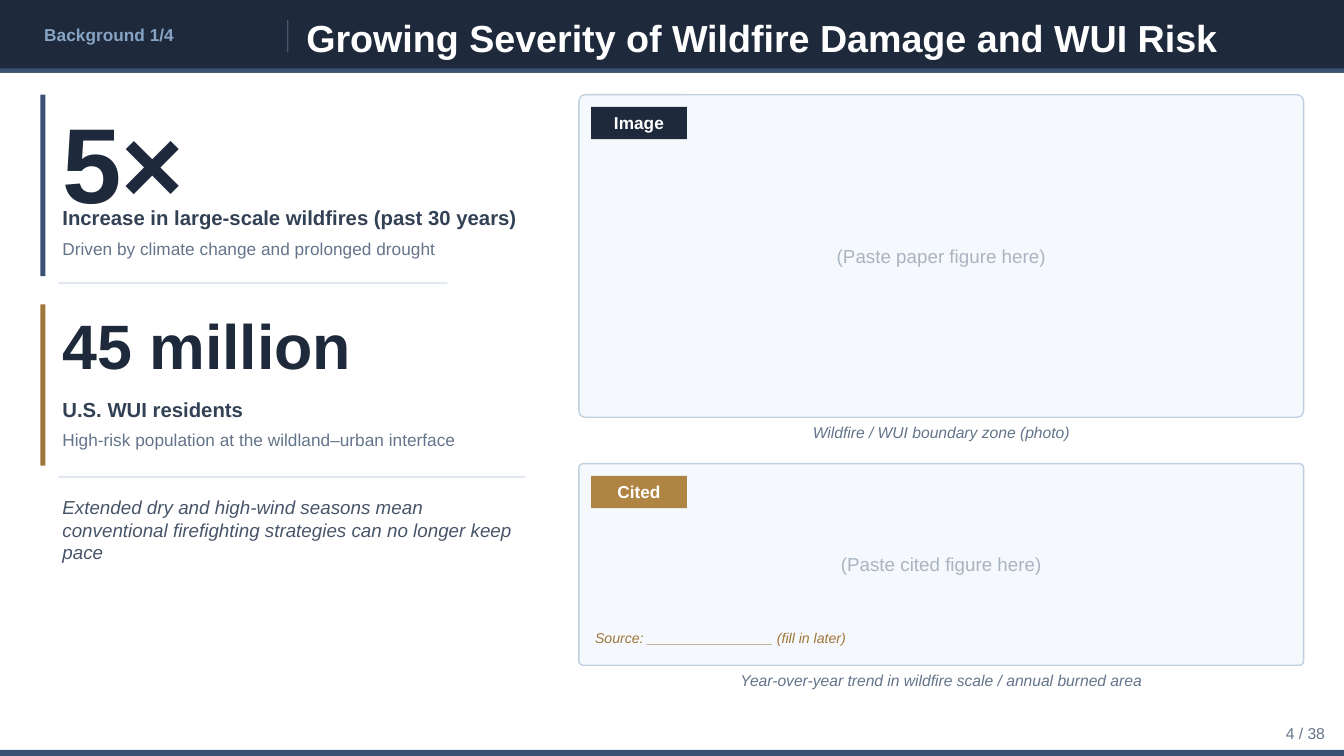
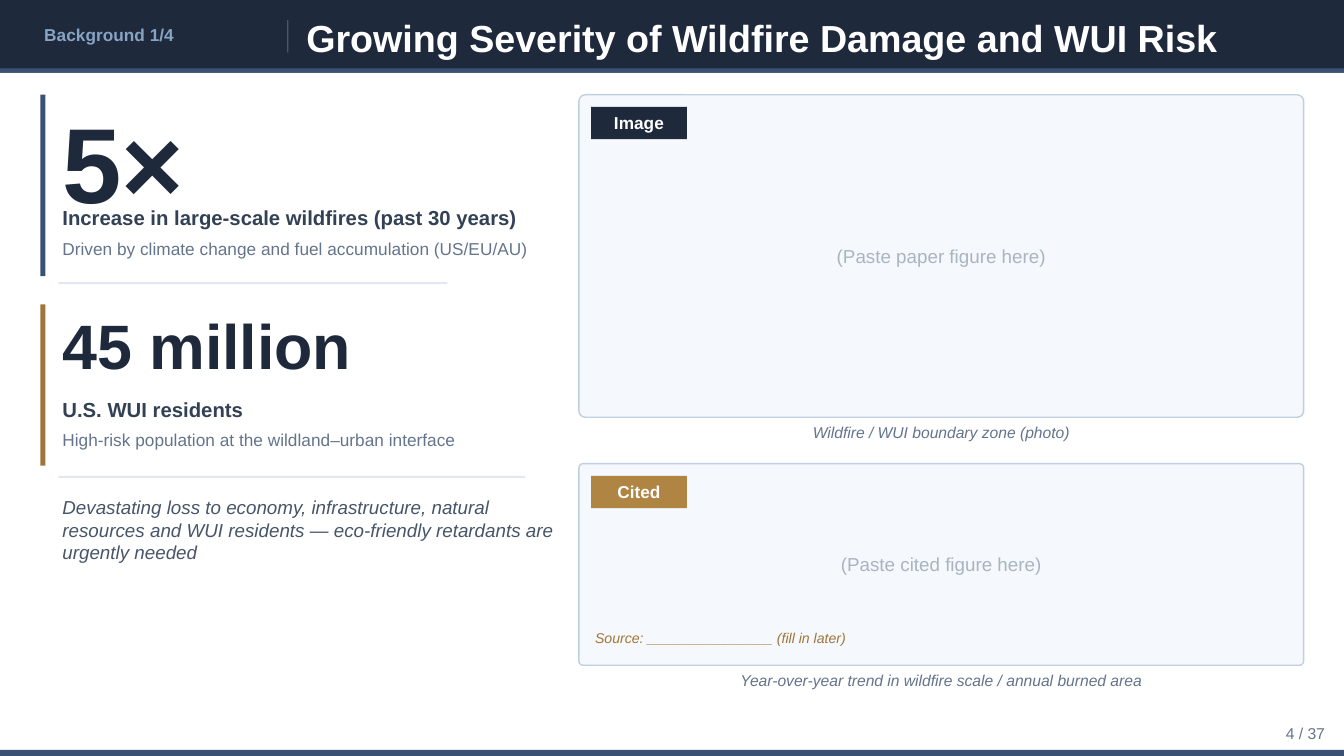
Before and after one commit to ytaisei0525-design/my-first-claude, a slide deck: slide 4 of slides_en.pptx. Drawn at 1344x756 pixels with LibreOffice and Linux fonts; fonts in the diff are those of the drawing. Boxes give left, top, right and bottom in pixels: in the first picture for what was removed or moved away, otherwise in the second. Text is boxed around its words. In the diff, an @@ line names an element or a change of style, - is before the commit and + after.

```diff
--- a/slides_en.pptx
+++ b/slides_en.pptx
@@ text at (62,242,527,259): text changed @@
-Driven by climate change and prolonged drought
+Driven by climate change and fuel accumulation (US/EU/AU)
@@ text at (62,500,553,563): text changed @@
-Extended dry and high-wind seasons mean
-conventional firefighting strategies can no longer keep pace
+Devastating loss to economy, infrastructure, natural
+resources and WUI residents — eco-friendly retardants are urgently needed
@@ text at (1286,728,1325,739): text changed @@
-4 / 38
+4 / 37
```
Also in this commit, not shown: 35 other slides changed, 1 slide added, 2 slides removed, 6 other files.
